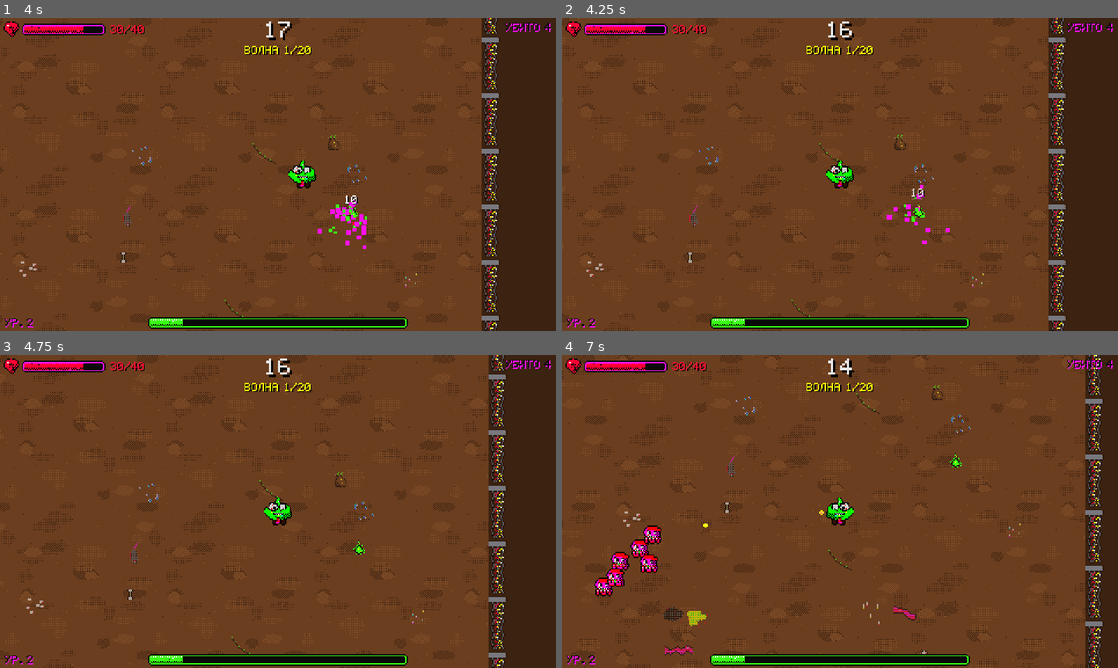
Above: before the commit, frames 1-4 (two rows, left to right).
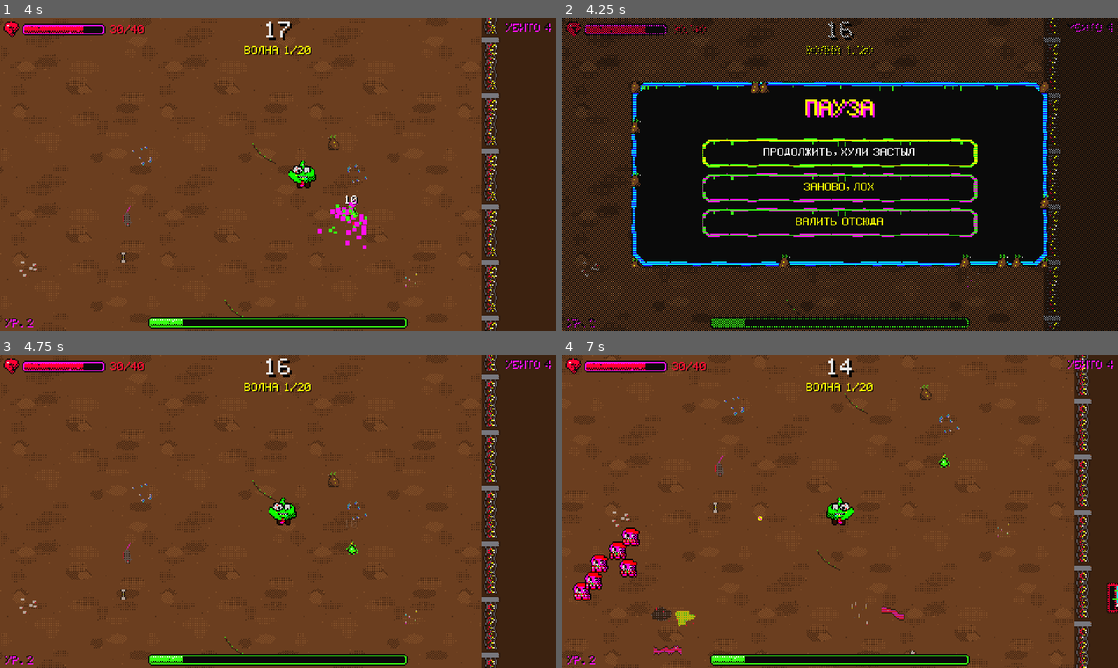
Above: after the commit, the same moments.

Repository: Gepackstuck/Stinky_Dumpster_Survivors
Game: Godot game, scene res://scenes/levels/main.tscn
Same seed, same stepped clock (60 frames per second), same inputs: the game is played once before the commit and once after it.
Inputs (mouse positions are in pixels of both pictures, inside the frame that each line leads up to):
- Up to frame 1 (4 s): tap Enter (ui_accept) at 0.5, 0.77, 1.52, 3.02, 3.77 s; move the mouse to (400, 158) at 0.52 s; hold D (move_right) 0.53-1.28 s; move the mouse to (166, 190) at 1.27 s; hold S (move_down) 1.28-2.03 s; move the mouse to (333, 105) at 2.02 s; hold D (move_right) 2.03-2.78 s; move the mouse to (250, 237) at 2.77 s; hold W (move_up) 2.78-3.53 s; move the mouse to (444, 221) at 3.52 s; hold A (move_left) from 3.53 s (still down)
- Up to frame 2 (4.25 s): keep holding A (move_left); tap Escape at 4.15 s
- Up to frame 3 (4.75 s): release A (move_left) at 4.25 s; click (278, 489) at 4.25 s, where only the run after the commit has a clickable "ПРОДОЛЖИТЬ, ХУЛИ ЗАСТЫЛ"
- Up to frame 4 (7 s): tap Enter (ui_accept) at 5, 5.27, 6.77 s; move the mouse to (673, 464) at 5.02 s; hold A (move_left) 5.03-5.78 s; move the mouse to (867, 511) at 5.77 s; hold S (move_down) 5.78-6.53 s; move the mouse to (756, 433) at 6.52 s; hold D (move_right) from 6.53 s (still down)

Frame 1 is identical in both runs. In frame 2, 72% of the frame differs, in the area x 0-100%, y 0-100%; in frame 3, 6.5%; in frame 4, 11%.

Commit message:
feat(ui): простейшее меню паузы по Esc
Co-Authored-By: Claude Sonnet 5.5 <noreply@anthropic.com>
Claude-Session: https://claude.ai/code/session_01GvQcLtpmeq9xDjqGAM3qCT

Diff:
--- a/scenes/levels/main.tscn
+++ b/scenes/levels/main.tscn
@@ -1,5 +1,6 @@
 [gd_scene format=3]
 
+[ext_resource type="PackedScene" path="res://scenes/ui/pause_menu.tscn" id="99_pm"]
 [ext_resource type="Script" path="res://scripts/levels/main_level.gd" id="1_main"]
 [ext_resource type="Script" path="res://scripts/levels/ground.gd" id="2_ground"]
 [ext_resource type="Texture2D" path="res://assets/sprites/ground_tile.png" id="2_tile"]
@@ -56,4 +57,6 @@
 
 [node name="LevelUpScreen" parent="." instance=ExtResource("7_lu")]
 
+[node name="PauseMenu" parent="." instance=ExtResource("99_pm")]
+
 [node name="DeathScreen" parent="." instance=ExtResource("8_ds")]
--- /dev/null
+++ b/scenes/ui/pause_menu.tscn
@@ -0,0 +1,103 @@
+[gd_scene format=3]
+
+[ext_resource type="Script" path="res://scripts/ui/pause_menu.gd" id="1_pm"]
+[ext_resource type="Texture2D" path="res://assets/ui/dim_checker.png" id="2_dim"]
+[ext_resource type="Texture2D" path="res://assets/ui/button_wide.png" id="3_btn"]
+[ext_resource type="Texture2D" path="res://assets/ui/button_wide_hover.png" id="4_btnh"]
+
+[sub_resource type="StyleBoxTexture" id="SB_n"]
+texture = ExtResource("3_btn")
+
+[sub_resource type="StyleBoxTexture" id="SB_h"]
+texture = ExtResource("4_btnh")
+
+[node name="PauseMenu" type="CanvasLayer"]
+process_mode = 3
+layer = 11
+script = ExtResource("1_pm")
+
+[node name="Root" type="Control" parent="."]
+layout_mode = 3
+anchors_preset = 15
+anchor_right = 1.0
+anchor_bottom = 1.0
+
+[node name="Dim" type="TextureRect" parent="Root"]
+layout_mode = 1
+anchors_preset = 15
+anchor_right = 1.0
+anchor_bottom = 1.0
+texture = ExtResource("2_dim")
+stretch_mode = 1
+mouse_filter = 2
+
+[node name="Panel" type="TextureRect" parent="Root"]
+layout_mode = 0
+offset_left = 60.0
+offset_top = 55.0
+offset_right = 420.0
+offset_bottom = 215.0
+mouse_filter = 2
+
+[node name="Title" type="Label" parent="Root"]
+layout_mode = 0
+offset_left = 160.0
+offset_top = 70.0
+offset_right = 240.0
+offset_bottom = 82.0
+scale = Vector2(2, 2)
+text = "ПАУЗА"
+horizontal_alignment = 1
+theme_override_colors/font_color = Color(0.968627, 1, 0, 1)
+theme_override_colors/font_shadow_color = Color(1, 0.0627451, 0.941176, 1)
+
+[node name="Resume" type="Button" parent="Root"]
+layout_mode = 0
+offset_left = 120.0
+offset_top = 104.0
+offset_right = 360.0
+offset_bottom = 130.0
+text = "ПРОДОЛЖИТЬ, ХУЛИ ЗАСТЫЛ"
+theme_override_colors/font_color = Color(0.968627, 1, 0, 1)
+theme_override_colors/font_hover_color = Color(1, 1, 1, 1)
+theme_override_colors/font_focus_color = Color(1, 1, 1, 1)
+theme_override_colors/font_pressed_color = Color(1, 1, 1, 1)
+theme_override_colors/font_shadow_color = Color(1, 0.0627451, 0.941176, 1)
+theme_override_styles/normal = SubResource("SB_n")
+theme_override_styles/hover = SubResource("SB_h")
+theme_override_styles/pressed = SubResource("SB_h")
+theme_override_styles/focus = SubResource("SB_h")
+
+[node name="Restart" type="Button" parent="Root"]
+layout_mode = 0
+offset_left = 120.0
+offset_top = 134.0
+offset_right = 360.0
+offset_bottom = 160.0
+text = "ЗАНОВО, ЛОХ"
+theme_override_colors/font_color = Color(0.968627, 1, 0, 1)
+theme_override_colors/font_hover_color = Color(1, 1, 1, 1)
+theme_override_colors/font_focus_color = Color(1, 1, 1, 1)
+theme_override_colors/font_pressed_color = Color(1, 1, 1, 1)
+theme_override_colors/font_shadow_color = Color(1, 0.0627451, 0.941176, 1)
+theme_override_styles/normal = SubResource("SB_n")
+theme_override_styles/hover = SubResource("SB_h")
+theme_override_styles/pressed = SubResource("SB_h")
+theme_override_styles/focus = SubResource("SB_h")
+
+[node name="Quit" type="Button" parent="Root"]
+layout_mode = 0
+offset_left = 120.0
+offset_top = 164.0
+offset_right = 360.0
+offset_bottom = 190.0
+text = "ВАЛИТЬ ОТСЮДА"
+theme_override_colors/font_color = Color(0.968627, 1, 0, 1)
+theme_override_colors/font_hover_color = Color(1, 1, 1, 1)
+theme_override_colors/font_focus_color = Color(1, 1, 1, 1)
+theme_override_colors/font_pressed_color = Color(1, 1, 1, 1)
+theme_override_colors/font_shadow_color = Color(1, 0.0627451, 0.941176, 1)
+theme_override_styles/normal = SubResource("SB_n")
+theme_override_styles/hover = SubResource("SB_h")
+theme_override_styles/pressed = SubResource("SB_h")
+theme_override_styles/focus = SubResource("SB_h")
--- /dev/null
+++ b/scripts/ui/pause_menu.gd
@@ -0,0 +1,51 @@
+class_name PauseMenu
+extends CanvasLayer
+## Простейшее меню паузы по Esc: продолжить / заново / выйти.
+
+const PANELS: Texture2D = preload("res://assets/ui/death_panels.png")
+const PANEL_SIZE: Vector2 = Vector2(360.0, 160.0)
+const PANEL_VARIANTS: int = 4
+
+@onready var _root: Control = $Root
+@onready var _panel: TextureRect = $Root/Panel
+@onready var _resume: Button = $Root/Resume
+@onready var _restart: Button = $Root/Restart
+@onready var _quit: Button = $Root/Quit
+
+
+func _ready() -> void:
+	_root.hide()
+	_resume.pressed.connect(_close)
+	_restart.pressed.connect(_on_restart)
+	_quit.pressed.connect(func() -> void: get_tree().quit())
+
+
+func _unhandled_input(event: InputEvent) -> void:
+	var key: InputEventKey = event as InputEventKey
+	if key == null or not key.pressed or key.echo or key.keycode != KEY_ESCAPE:
+		return
+	get_viewport().set_input_as_handled()
+	if _root.visible:
+		_close()
+	elif not get_tree().paused and GameState.run_active:
+		_open()
+
+
+func _open() -> void:
+	var panel: AtlasTexture = AtlasTexture.new()
+	panel.atlas = PANELS
+	panel.region = Rect2(Vector2(randi_range(0, PANEL_VARIANTS - 1) * PANEL_SIZE.x, 0.0), PANEL_SIZE)
+	_panel.texture = panel
+	_root.show()
+	get_tree().paused = true
+	_resume.grab_focus()
+
+
+func _close() -> void:
+	_root.hide()
+	get_tree().paused = false
+
+
+func _on_restart() -> void:
+	get_tree().paused = false
+	get_tree().reload_current_scene()
Not shown, added: assets/ui/perk_w_mop.png.import
Not shown, added: assets/ui/perk_w_slingshot.png.import
Not shown, added: assets/ui/perk_w_sock.png.import
Not shown, added: scripts/weapons/aura_weapon.gd.uid
Not shown, added: scripts/weapons/melee_weapon.gd.uid
Not shown, changed: CHANGELOG.md
